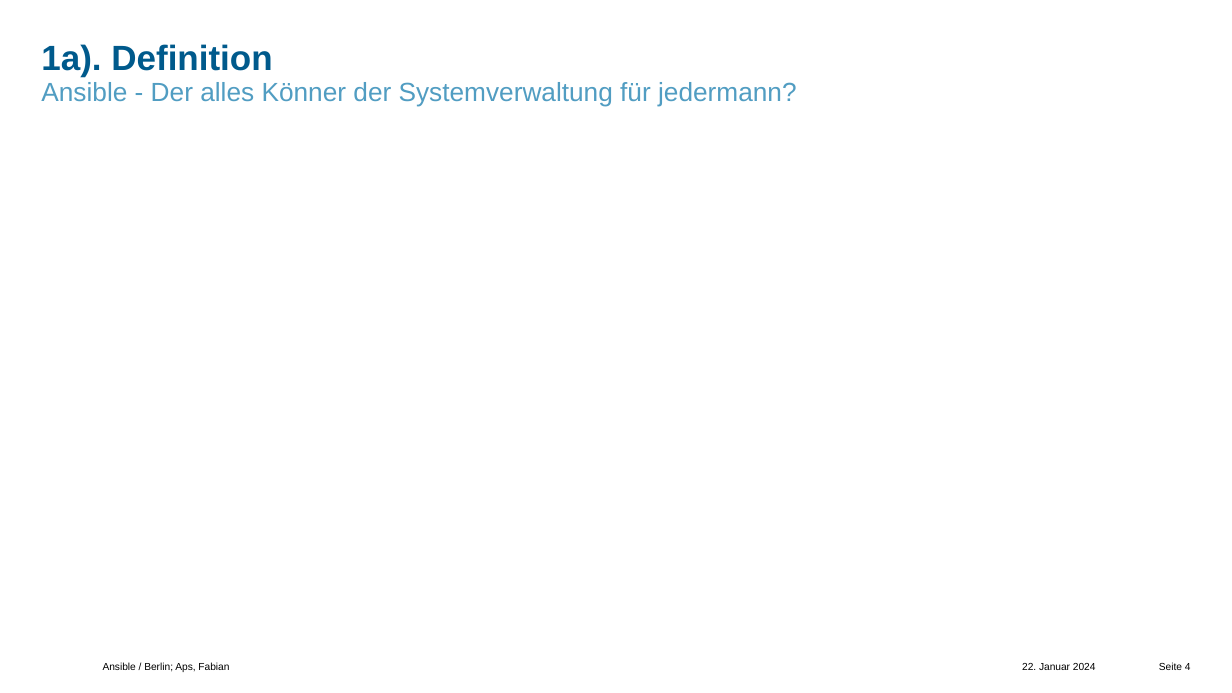
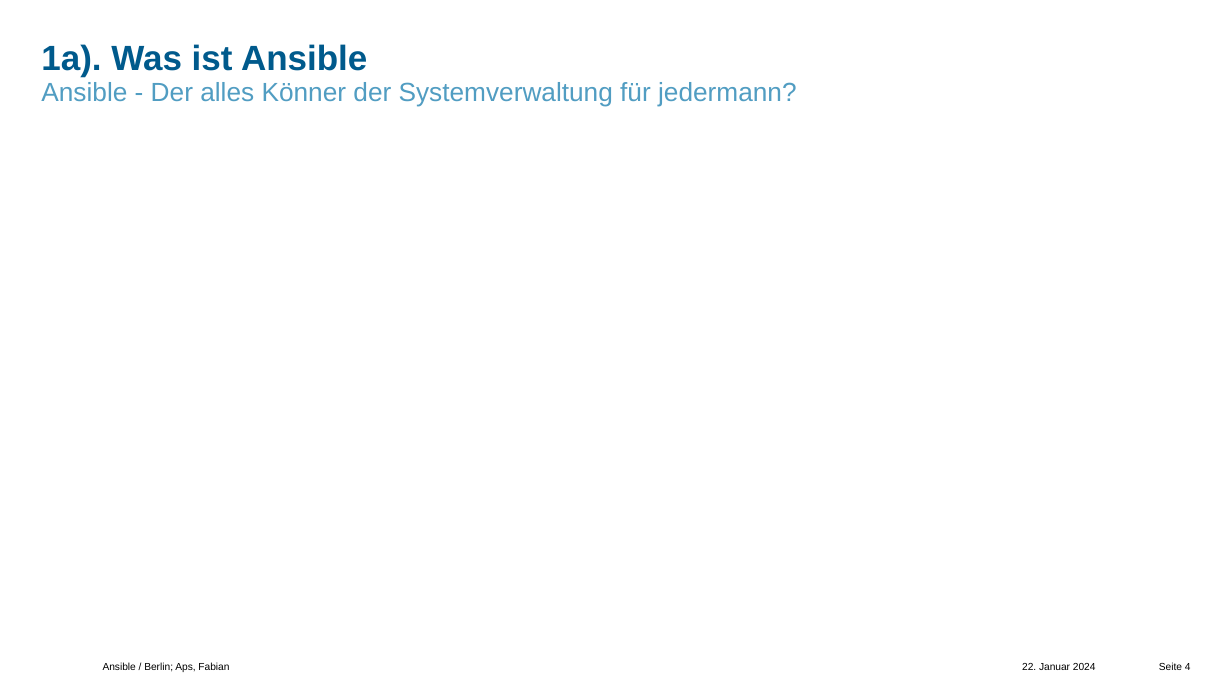
Before and after one commit to comboomPunkTsucht/OSZIMT-repo-ITA12_aps, a slide deck: slide 4 of Drites AusbildungsJahr/Ansible-ITA12-Aps,Fabian-KfW.pptx. Drawn at 1232x693 pixels with LibreOffice and Linux fonts; fonts in the diff are those of the drawing; background and template pictures are left out. Boxes give left, top, right and bottom in pixels: in the first picture for what was removed or moved away, otherwise in the second. Text is boxed around its words. In the diff, an @@ line names an element or a change of style, - is before the commit and + after.

```diff
--- a/Drites AusbildungsJahr/Ansible-ITA12-Aps,Fabian-KfW.pptx
+++ b/Drites AusbildungsJahr/Ansible-ITA12-Aps,Fabian-KfW.pptx
@@ title at <box>41,44,367,77</box>: text changed @@
-1a). Definition
+1a). Was ist Ansible
```
Also in this commit, not shown: 1 other slide changed, 5 slides added.
